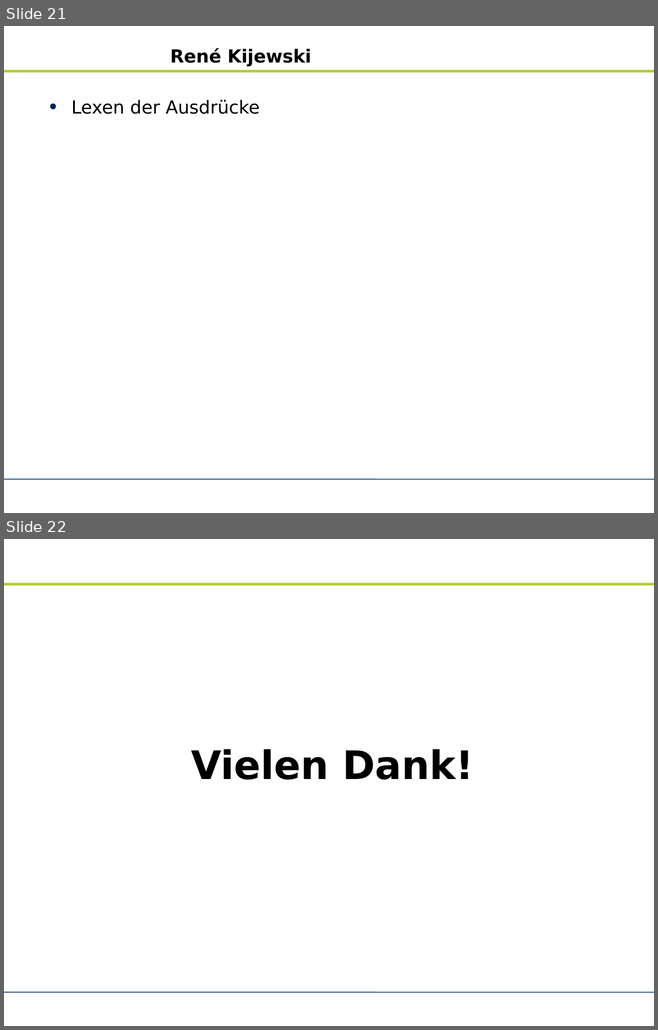
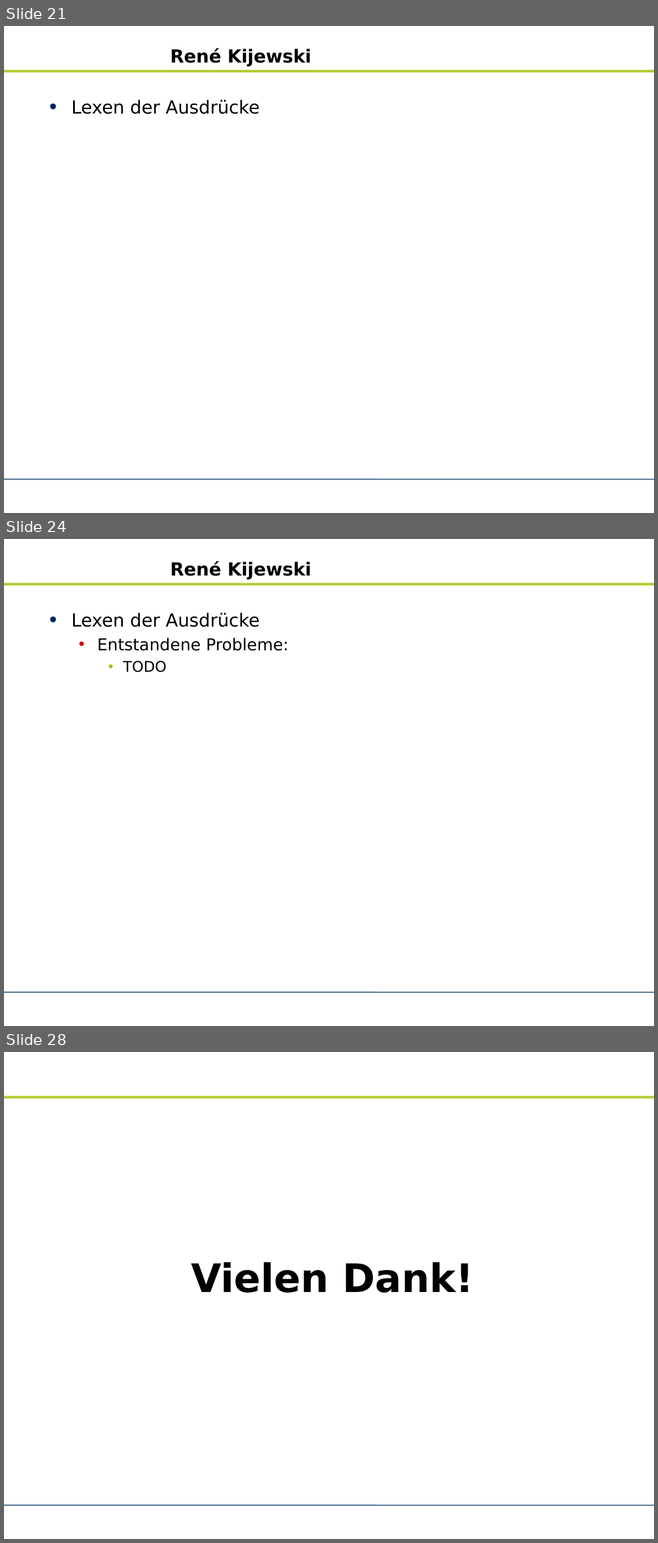
Before and after one commit to zhongxinhua/sose10-swp-uebersetzerbau, a slide deck: trunk/dokumentation/rk-kundenpraesentation.odp. Shown one above the other, each under a label of ours: slides 21 and 22 before the commit, slides 21, 24 and 28 after it; the slides between them are not shown. The pictures are 658x1030 and 658x1543 pixels, drawn with LibreOffice and Linux fonts; fonts in the diff are those of the drawing; background and template pictures are left out. Boxes give left, top, right and bottom in pixels: in the first picture for what was removed or moved away, otherwise in the second. Text is boxed around its words. In the diff, an @@ line names an element or a change of style, - is before the commit and + after.

```diff
--- a/trunk/dokumentation/rk-kundenpraesentation.odp
+++ b/trunk/dokumentation/rk-kundenpraesentation.odp
@@ slide 24 added at bbox=[4, 539, 654, 1026], background #FFFFFF; not listed: 2 template elements that a slide beside it also shows @@
@@ title added at bbox=[170, 561, 311, 580], 22 pt, text #000000, bold @@
+René Kijewski
@@ text added at bbox=[71, 613, 288, 672], 20 pt, text #000000 @@
+• Lexen der Ausdrücke
+  • Entstandene Probleme:
+    • TODO
@@ what was slide 22 is now slide 28 @@
```
Also in this commit, not shown: 1 slide changed, 5 other slides added, 7 other files.
